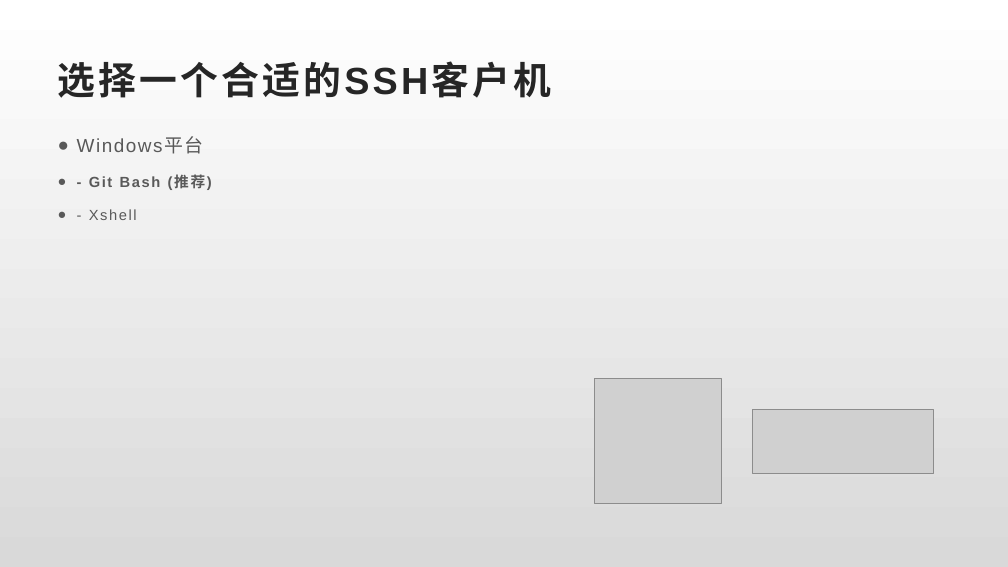
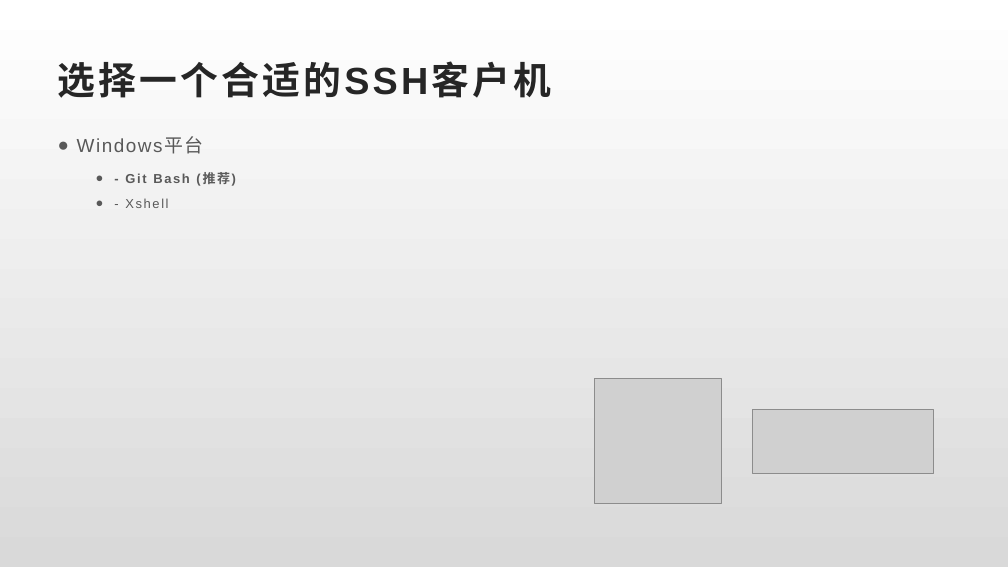
Before and after one commit to llaoj/my-share, a slide deck: slide 4 of vagrant-for-dev/index.pptx. Drawn at 1008x567 pixels with LibreOffice and Linux fonts; fonts in the diff are those of the drawing; grey boxes stand for pictures. Boxes give left, top, right and bottom in pixels: in the first picture for what was removed or moved away, otherwise in the second. Text is boxed around its words. In the diff, an @@ line names an element or a change of style, - is before the commit and + after.

```diff
--- a/vagrant-for-dev/index.pptx
+++ b/vagrant-for-dev/index.pptx
@@ text at (125,172,231,208): size 14 to 12.4 pt in "- Git Bash (推荐)", "- Xshell"; list level 1 to 2 in "- Git Bash (推荐)"; line spacing 1.3 to 1.2; list level 1 to 2 in "- Xshell" @@
```
Also in this commit, not shown: 5 other slides changed, 1 slide removed, 9 other files.
